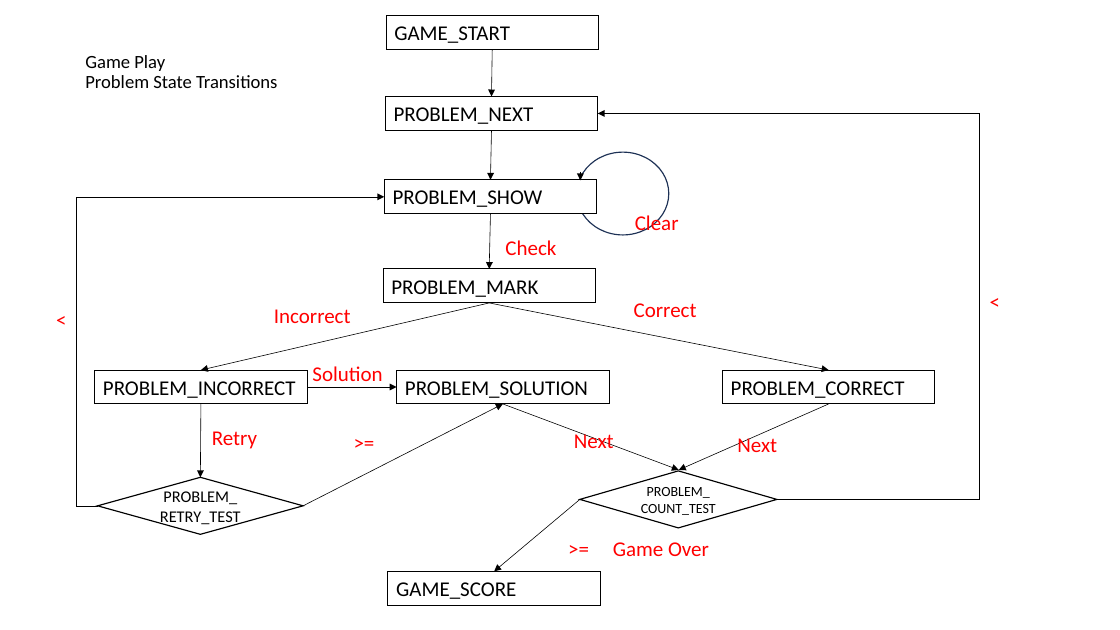
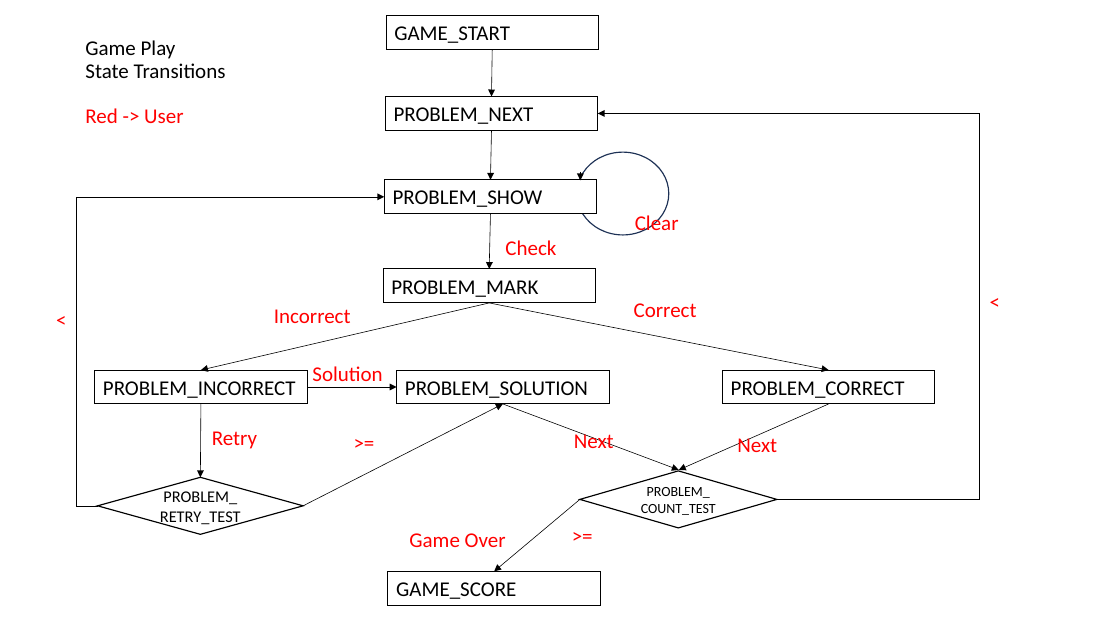
Before and after one commit to rrodini/MakeChangeProjects, a slide deck: slide 7 of documentation/screens_transitions.pptx (slide 6 before the commit). Drawn at 1120x630 pixels with LibreOffice and Linux fonts; fonts in the diff are those of the drawing. Boxes give left, top, right and bottom in pixels: in the first picture for what was removed or moved away, otherwise in the second. Text is boxed around its words. In the diff, an @@ line names an element or a change of style, - is before the commit and + after.

```diff
--- a/documentation/screens_transitions.pptx
+++ b/documentation/screens_transitions.pptx
@@ title "Game Play State Transitions Red ..." at [85, 40, 226, 123]: vertical alignment middle to top @@
@@ title at [85, 40, 226, 123]: text changed; size 16 to 18 pt @@
-Game Play
-Problem State Transitions
+Game Play
+State Transitions
+Red -> User
@@ text at [409, 533, 506, 547]: text changed @@
->= Game Over
+Game Over
@@ text added at [564, 518, 602, 552], 18 pt, text #FF0000 @@
+>=
```
Also in this commit, not shown: 2 other slides changed, 1 slide added.
